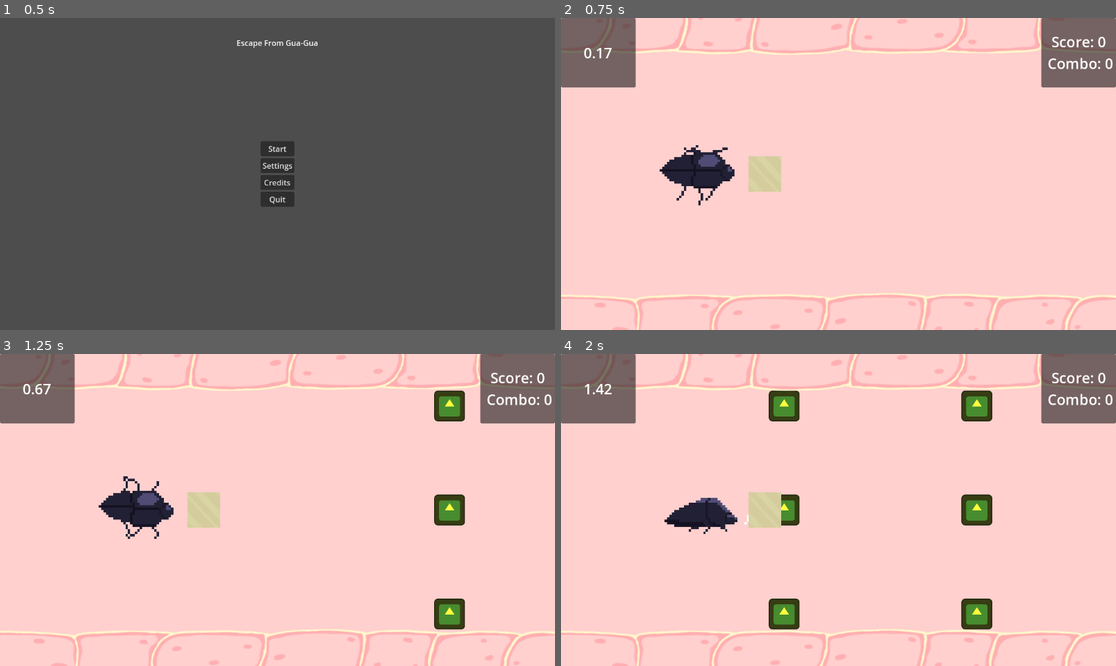
Above: before the commit, frames 1-4 (two rows, left to right).
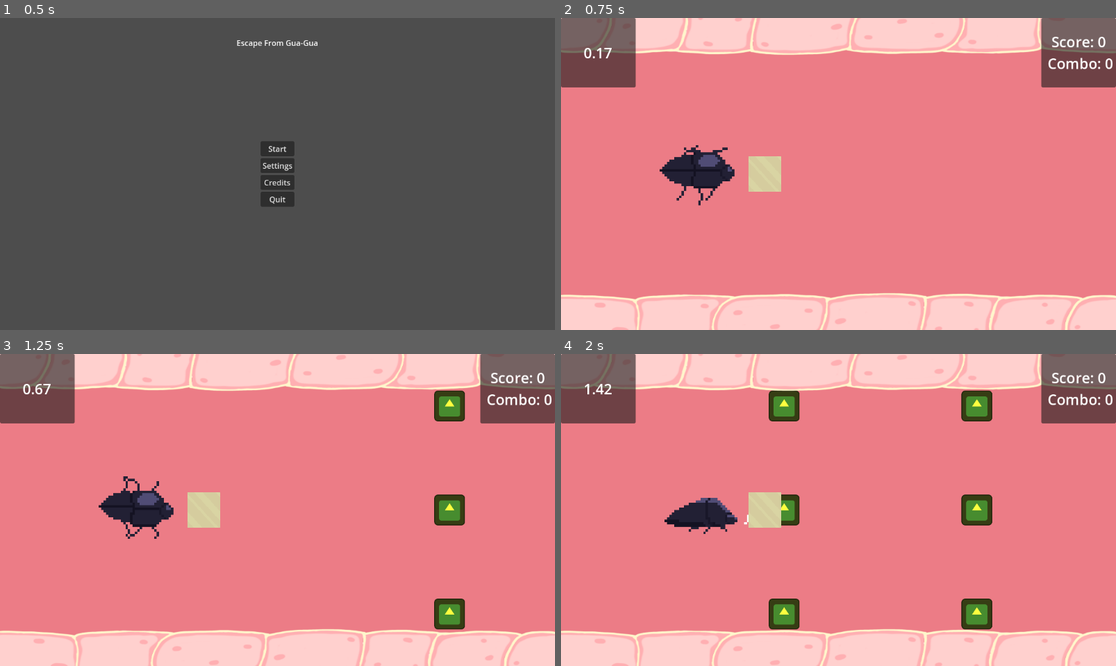
Above: after the commit, the same moments.

Repository: milnej/EscapeFromFrog
Game: Godot game, scene res://Scene/menu.tscn
The game is run twice, just before and just after one commit, with the same random seed, the same clock (stepped at 60 frames per second) and the same inputs. The engine's default icon, where the game draws it, is replaced by a stand-in: a white triangle on a blue panel in a dark square.
Inputs:
- Up to frame 1 (0.5 s): no input
- Up to frame 2 (0.75 s): click "Start" at 0.5 s
- Up to frame 3 (1.25 s): no input
- Up to frame 4 (2 s): hold L (note_right) from 1.28 s (still down); tap Space (beetle_attack) at 1.35 s

Frame 1 is identical in both runs. In frame 2, 76% of the frame differs, in the area x 0-100%, y 7-98%; in frame 3, 74%; in frame 4, 73%.

Commit message:
changed color of background for better visibility

Diff:
--- a/road.tscn
+++ b/road.tscn
@@ -8,7 +8,9 @@
 script = ExtResource("1_6cq6f")
 
 [node name="Sprite2D" type="Sprite2D" parent="."]
+modulate = Color(0.92549, 0.596078, 0.65098, 1)
 texture_filter = 1
+position = Vector2(-24, 8)
 scale = Vector2(38.7398, 142.187)
 texture = ExtResource("2_h0bfu")
 
